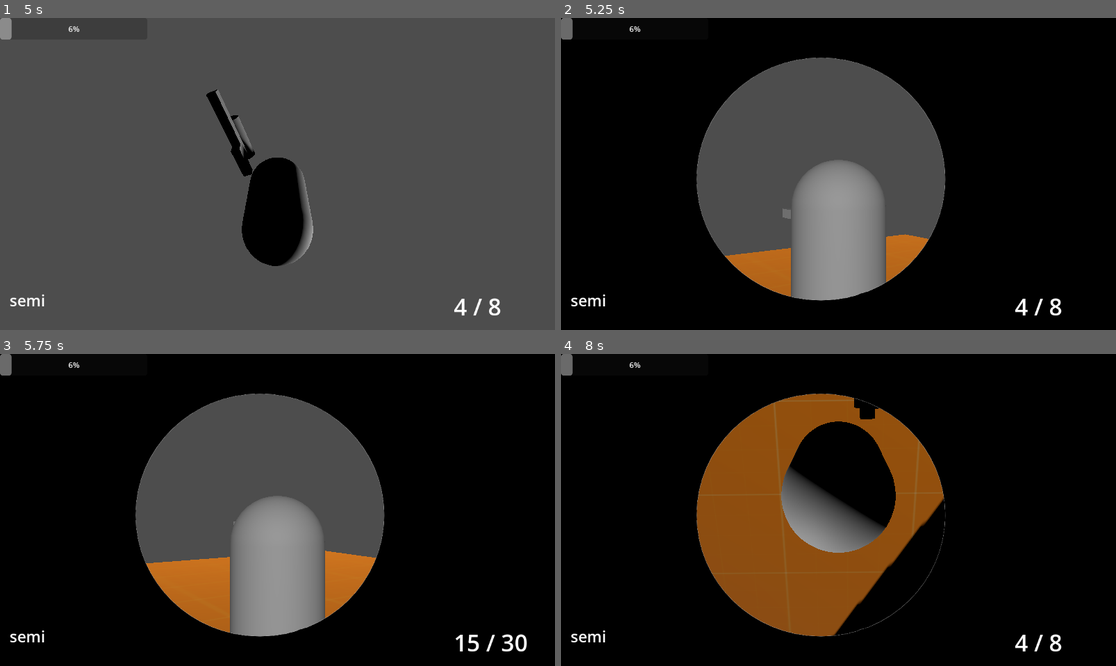
Above: before the commit, frames 1-4 (two rows, left to right).
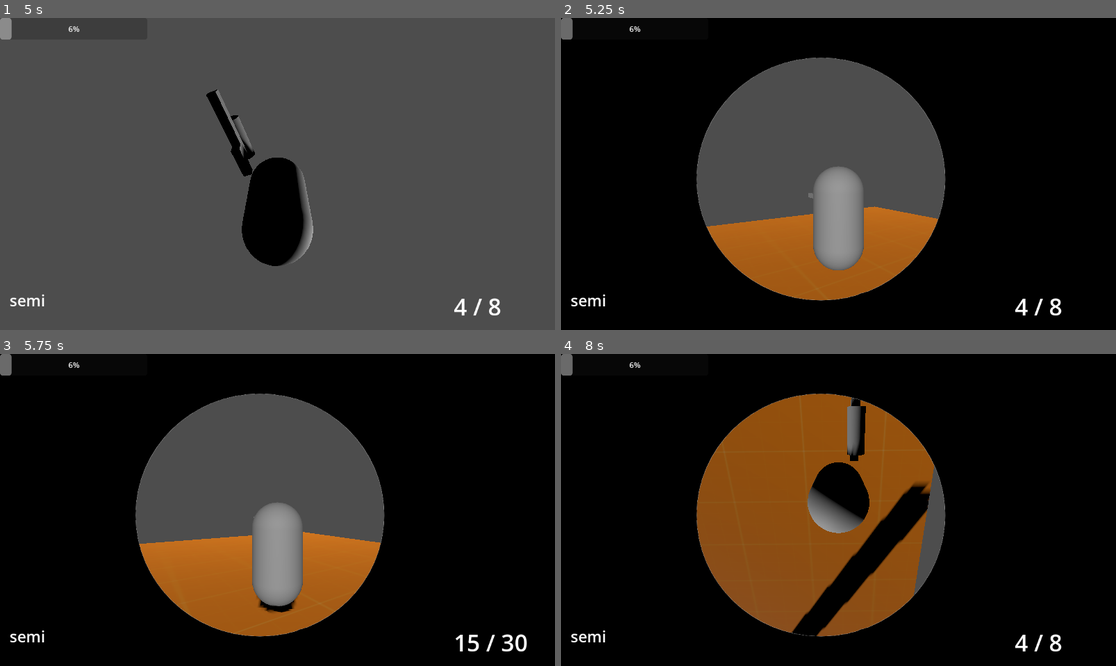
Above: after the commit, the same moments.

Repository: IndustrialDonut/CSGodot
Game: Godot game, scene res://Main.tscn
Same seed, same stepped clock (60 frames per second), same inputs: the game is played once before the commit and once after it.
Inputs (mouse positions are in pixels of both pictures, inside the frame that each line leads up to):
- Up to frame 1 (5 s): tap Enter (ui_accept) at 0.5, 0.77, 1.52, 2.75, 3.02, 3.77, 4.52 s; move the mouse to (399, 158) at 0.52 s; hold D (right) 0.53-1.28 s; tap 1 (primary) at 0.6, 1.55, 3.05, 4.35 s; tap 2 (secondary) at 0.8, 1.35, 2.3, 3.8 s; move the mouse to (166, 189) at 1.27 s; hold S (backward) 1.28-2.03 s; move the mouse to (333, 105) at 2.02 s; hold D (right) 2.03-2.78 s; hold Ctrl (control) 2.03-2.78 s; move the mouse to (249, 236) at 2.77 s; hold W (forward) 2.78-3.53 s; tap Q (last_weapon) at 2.85 s; move the mouse to (444, 220) at 3.52 s; press the mouse at (444, 220) at 3.53 s; hold A (left) from 3.53 s (still down); move the mouse to (111, 127) at 4.27 s; release the mouse at (111, 127) at 4.28 s
- Up to frame 2 (5.25 s): move the mouse to (866, 174) at 5.02 s; release A (left) at 5.03 s; hold S (backward) from 5.03 s (still down); hold Right mouse button (rmb) from 5.03 s (still down)
- Up to frame 3 (5.75 s): keep holding S (backward); keep holding Right mouse button (rmb); tap 2 (secondary) at 5.3 s
- Up to frame 4 (8 s): move the mouse to (755, 432) at 5.77 s; release S (backward) at 5.78 s; release Right mouse button (rmb) at 5.78 s; hold D (right) 5.78-6.53 s; tap 2 (secondary) at 5.85, 6.8 s; tap Enter (ui_accept) at 6.02, 6.77, 7.52 s; tap 1 (primary) at 6.05, 7.55 s; move the mouse to (960, 494) at 6.52 s; hold W (forward) 6.53-7.28 s; hold Shift (sprint) 6.53-7.28 s; move the mouse to (727, 525) at 7.27 s; hold D (right) from 7.28 s (still down); tap Mouse wheel up (zoom_in) at 7.35 s

Frame 1 is identical in both runs. In frame 2, 6.6% of the frame differs, in the area x 26-68%, y 45-91%; in frame 3, 6.1%; in frame 4, 11%, in the area x 29-70%, y 14-91%.
Error after the commit: Invalid call. Nonexistent function 'get_fov' in base 'Node3D (camera_orbiter.gd)'. (res://Player.gd:109)

Commit message:
feat: added 'cancel()' to Special and weapon switch signal -solves Scope issue when switching

Diff:
--- a/Player.gd
+++ b/Player.gd
@@ -99,3 +99,15 @@
 
 func hide_scope():
 	$Scope.hide()
+
+
+func set_fov(deg):
+	$CameraOrbiter.set_fov(deg)
+
+
+func get_fov():
+	return $CameraOrbiter.get_fov()
+
+
+func _on_inventory_weapon_switching() -> void:
+	$SpecialPolicy.cancel(self)
--- a/components/inventory/inventory.gd
+++ b/components/inventory/inventory.gd
@@ -1,4 +1,7 @@
 extends Node3D
+
+
+signal weapon_switching
 
 
 @onready var weapon_slot_map = {
@@ -30,6 +33,7 @@
 	var config = slot.weapon_config
 
 	if config:
+		weapon_switching.emit()
 		_map_config_to_components(config)
 		slot.hide()
 
--- a/components/specials/NoSpecialPolicy.gd
+++ b/components/specials/NoSpecialPolicy.gd
@@ -4,3 +4,7 @@
 # Public interface
 func execute(x=null, y=null, z=null):
 	pass
+
+
+func cancel(x=null, y=null, z=null):
+	pass
--- a/components/specials/ScopedSpecialPolicy.gd
+++ b/components/specials/ScopedSpecialPolicy.gd
@@ -2,17 +2,24 @@
 class_name ScopedSpecial
 
 var t = Toggle.new(_apply, _remove)
+var old_fov : float
 
 # Public interface
 func execute(x):
 	t.toggle([x])
 
 
+func cancel(x):
+	_remove(x)
+
+
 func _apply(player):
 	player.show_scope()
-	get_tree().root.get_camera_3d().fov = 45
+	old_fov = player.get_fov()
+	player.set_fov(45)
 
 
 func _remove(player):
 	player.hide_scope()
-	get_tree().root.get_camera_3d().fov = 75
+	if old_fov:
+		player.set_fov(old_fov)
--- a/components/specials/SuppressedSpecialPolicy.gd
+++ b/components/specials/SuppressedSpecialPolicy.gd
@@ -13,6 +13,10 @@
 	toggleable.toggle([x])
 
 
+func cancel(x):
+	pass # suppressor stays on after switch
+
+
 # Getters and setters
 func set_suppressor(suppressed_shootable):
 	suppressed_shootable = suppressed_shootable
--- a/components/specials/ToggleableSpecialPolicy.gd
+++ b/components/specials/ToggleableSpecialPolicy.gd
@@ -18,6 +18,10 @@
 	toggleable.toggle([x])
 
 
+func cancel(x):
+	pass # firemode should persist after weapon switch.
+
+
 # Getters and setters
 func set_toggleable_firemode(f):
 	fire_mode_override = f
